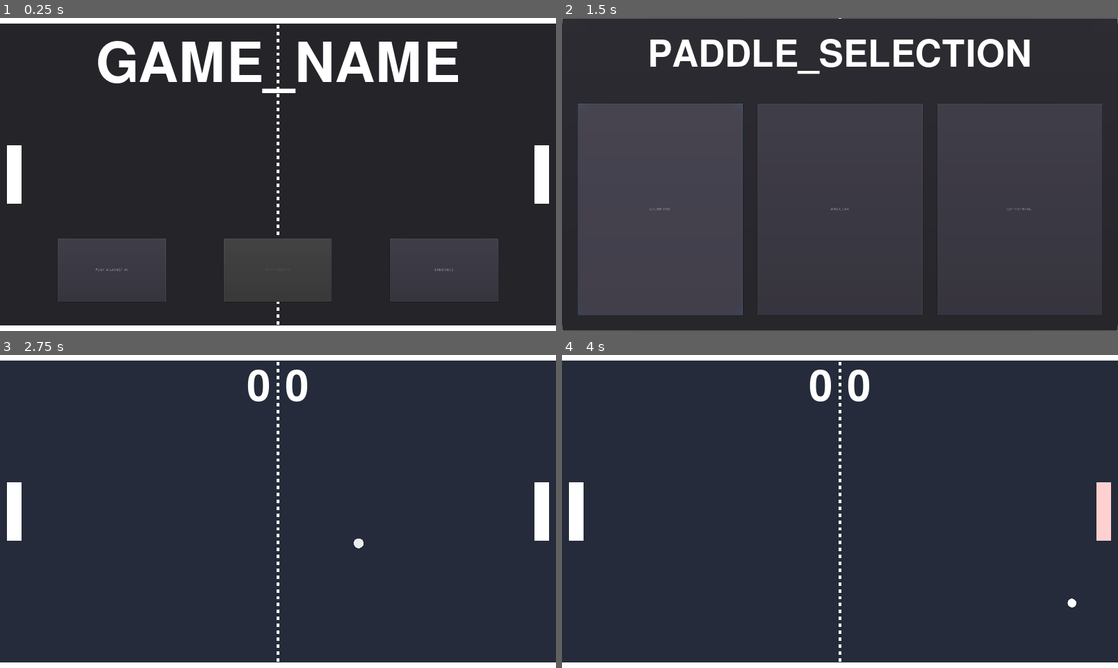
Above: before the commit, frames 1-4 (two rows, left to right).
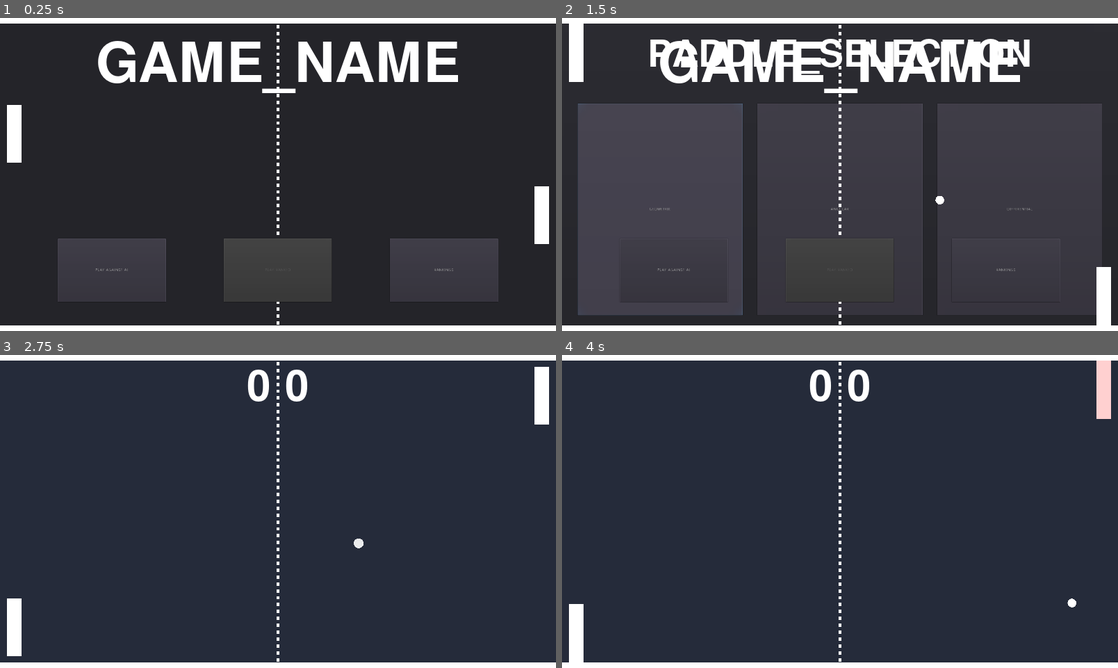
Above: after the commit, the same moments.

Repository: rondao/p01_pong
Game: Godot game, scene res://game/scenes/main_menu.tscn
The game is run twice, just before and just after one commit, with the same random seed, the same clock (stepped at 60 frames per second) and the same inputs.
Inputs (mouse positions are in pixels of both pictures, inside the frame that each line leads up to):
- Up to frame 1 (0.25 s): no input
- Up to frame 2 (1.5 s): click "RANKINGS" at 0.5 s; click "PLAY_AGAINST_AI" at 1.25 s
- Up to frame 3 (2.75 s): click "PLAY_AGAINST_AI" at 2 s
- Up to frame 4 (4 s): move the mouse to (962, 495) at 2.77 s; click (962, 495) at 2.92 s; drag from (728, 527) to (812, 574) at 3.52 s

The runs differ from the first frame. In frame 1, 1.4% of the frame differs, in the area x 1-99%, y 27-73%; in frame 2, 8.2%, in the area x 0-100%, y 0-100%; in frame 3, 1.9%; in frame 4, 2.0%.

Commit message:
Add demo controls
Moved MainMenu UI one index forward so
the ball trail is in front of the background.

Signed-off-by: Rafael Rondao <rafael.rondao@gmail.com>

Diff:
--- a/game/scenes/main_menu.tscn
+++ b/game/scenes/main_menu.tscn
@@ -19,11 +19,18 @@
 "_edit_use_anchors_": true
 }
 
-[node name="PongDemo" parent="." instance=ExtResource( 2 )]
+[node name="Index1" type="Node2D" parent="."]
+z_index = 1
 
-[node name="Margin" type="MarginContainer" parent="."]
-anchor_right = 1.0
-anchor_bottom = 1.0
+[node name="PongDemo" parent="Index1" instance=ExtResource( 2 )]
+anchor_right = 0.0
+anchor_bottom = 0.0
+margin_right = 1920.0
+margin_bottom = 1080.0
+
+[node name="Margin" type="MarginContainer" parent="Index1"]
+margin_right = 1920.0
+margin_bottom = 1080.0
 custom_constants/margin_right = 200
 custom_constants/margin_top = 50
 custom_constants/margin_left = 200
@@ -32,7 +39,7 @@
 "_edit_use_anchors_": false
 }
 
-[node name="HBox" type="VBoxContainer" parent="Margin"]
+[node name="HBox" type="VBoxContainer" parent="Index1/Margin"]
 margin_left = 200.0
 margin_top = 50.0
 margin_right = 1720.0
@@ -42,14 +49,14 @@
 "_edit_use_anchors_": false
 }
 
-[node name="GameName" type="Label" parent="Margin/HBox"]
+[node name="GameName" type="Label" parent="Index1/Margin/HBox"]
 margin_right = 1520.0
 margin_bottom = 212.0
 custom_fonts/font = SubResource( 2 )
 text = "GAME_NAME"
 align = 1
 
-[node name="MainButtons" type="HBoxContainer" parent="Margin/HBox"]
+[node name="MainButtons" type="HBoxContainer" parent="Index1/Margin/HBox"]
 margin_top = 712.0
 margin_right = 1520.0
 margin_bottom = 930.0
@@ -59,13 +66,13 @@
 "_edit_use_anchors_": true
 }
 
-[node name="PlayAgainstAI" type="Button" parent="Margin/HBox/MainButtons"]
+[node name="PlayAgainstAI" type="Button" parent="Index1/Margin/HBox/MainButtons"]
 margin_right = 373.0
 margin_bottom = 218.0
 size_flags_horizontal = 3
 text = "PLAY_AGAINST_AI"
 
-[node name="PlayRanked" type="Button" parent="Margin/HBox/MainButtons"]
+[node name="PlayRanked" type="Button" parent="Index1/Margin/HBox/MainButtons"]
 margin_left = 573.0
 margin_right = 946.0
 margin_bottom = 218.0
@@ -73,12 +80,12 @@
 disabled = true
 text = "PLAY_RANKED"
 
-[node name="Rankings" type="Button" parent="Margin/HBox/MainButtons"]
+[node name="Rankings" type="Button" parent="Index1/Margin/HBox/MainButtons"]
 margin_left = 1146.0
 margin_right = 1520.0
 margin_bottom = 218.0
 size_flags_horizontal = 3
 text = "RANKINGS"
-[connection signal="pressed" from="Margin/HBox/MainButtons/PlayAgainstAI" to="." method="_on_PlayAgainstAI_pressed"]
-[connection signal="pressed" from="Margin/HBox/MainButtons/PlayRanked" to="." method="_on_PlayRanked_pressed"]
-[connection signal="pressed" from="Margin/HBox/MainButtons/Rankings" to="." method="_on_Rankings_pressed"]
+[connection signal="pressed" from="Index1/Margin/HBox/MainButtons/PlayAgainstAI" to="." method="_on_PlayAgainstAI_pressed"]
+[connection signal="pressed" from="Index1/Margin/HBox/MainButtons/PlayRanked" to="." method="_on_PlayRanked_pressed"]
+[connection signal="pressed" from="Index1/Margin/HBox/MainButtons/Rankings" to="." method="_on_Rankings_pressed"]
--- a/game/scenes/pong_demo.tscn
+++ b/game/scenes/pong_demo.tscn
@@ -1,9 +1,10 @@
-[gd_scene load_steps=7 format=2]
+[gd_scene load_steps=8 format=2]
 
 [ext_resource path="res://game/scenes/paddle.tscn" type="PackedScene" id=1]
 [ext_resource path="res://game/scenes/walls.tscn" type="PackedScene" id=2]
 [ext_resource path="res://game/scripts/pong_demo.gd" type="Script" id=3]
 [ext_resource path="res://game/scripts/net_line.gd" type="Script" id=4]
+[ext_resource path="res://game/scripts/demo_input.gd" type="Script" id=5]
 [ext_resource path="res://game/audio/goal.wav" type="AudioStream" id=6]
 
 [sub_resource type="RectangleShape2D" id=1]
@@ -19,10 +20,22 @@
 
 [node name="LeftPaddle" parent="." instance=ExtResource( 1 )]
 position = Vector2( 50, 540 )
+player_type = 2
+
+[node name="LeftDemoInput" type="Timer" parent="LeftPaddle"]
+wait_time = 2.0
+autostart = true
+script = ExtResource( 5 )
 
 [node name="RightPaddle" parent="." instance=ExtResource( 1 )]
 position = Vector2( 1870, 540 )
 rotation = 3.14159
+player_type = 3
+
+[node name="RightDemoInput" type="Timer" parent="RightPaddle"]
+wait_time = 2.0
+autostart = true
+script = ExtResource( 5 )
 
 [node name="LeftGoal" type="StaticBody2D" parent="."]
 position = Vector2( -40, 540 )
@@ -58,7 +71,9 @@
 pause_mode = 2
 stream = ExtResource( 6 )
 
-[node name="Timer" type="Timer" parent="."]
-wait_time = 1.5
+[node name="BallSpawn" type="Timer" parent="."]
+wait_time = 0.75
 autostart = true
-[connection signal="timeout" from="Timer" to="." method="_on_Timer_timeout"]
+[connection signal="timeout" from="LeftPaddle/LeftDemoInput" to="LeftPaddle/LeftDemoInput" method="_on_LeftDemoInput_timeout"]
+[connection signal="timeout" from="RightPaddle/RightDemoInput" to="RightPaddle/RightDemoInput" method="_on_RightDemoInput_timeout"]
+[connection signal="timeout" from="BallSpawn" to="." method="_on_Timer_timeout"]
--- /dev/null
+++ b/game/scripts/demo_input.gd
@@ -0,0 +1,23 @@
+extends Timer
+
+var actions := ["_up", "_down"]
+
+var left := 0
+var right := 1
+
+
+func _ready():
+	Input.action_press("player_01" + actions[left])
+	Input.action_press("player_02" + actions[right])
+
+
+func _on_LeftDemoInput_timeout():
+	Input.action_release("player_01" + actions[left])
+	left = (left + 1) % 2
+	Input.action_press("player_01" + actions[left])
+
+
+func _on_RightDemoInput_timeout():
+	Input.action_release("player_02" + actions[right])
+	right = (right + 1) % 2
+	Input.action_press("player_02" + actions[right])
--- a/game/scripts/main_menu.gd
+++ b/game/scripts/main_menu.gd
@@ -11,7 +11,7 @@
 
 
 func _enable_ranked_game():
-	($Margin/HBox/MainButtons/PlayRanked as Button).disabled = false
+	($Index1/Margin/HBox/MainButtons/PlayRanked as Button).disabled = false
 
 
 func _on_PlayAgainstAI_pressed():
--- a/game/scripts/paddle.gd
+++ b/game/scripts/paddle.gd
@@ -2,7 +2,7 @@
 class_name Paddle
 
 enum PlayerType {NONE, AI, HUMAN_01, HUMAN_02, NETWORK}
-var player_type: int = PlayerType.NONE
+export(PlayerType) var player_type: int = PlayerType.NONE
 
 var paddle_type: int
 
